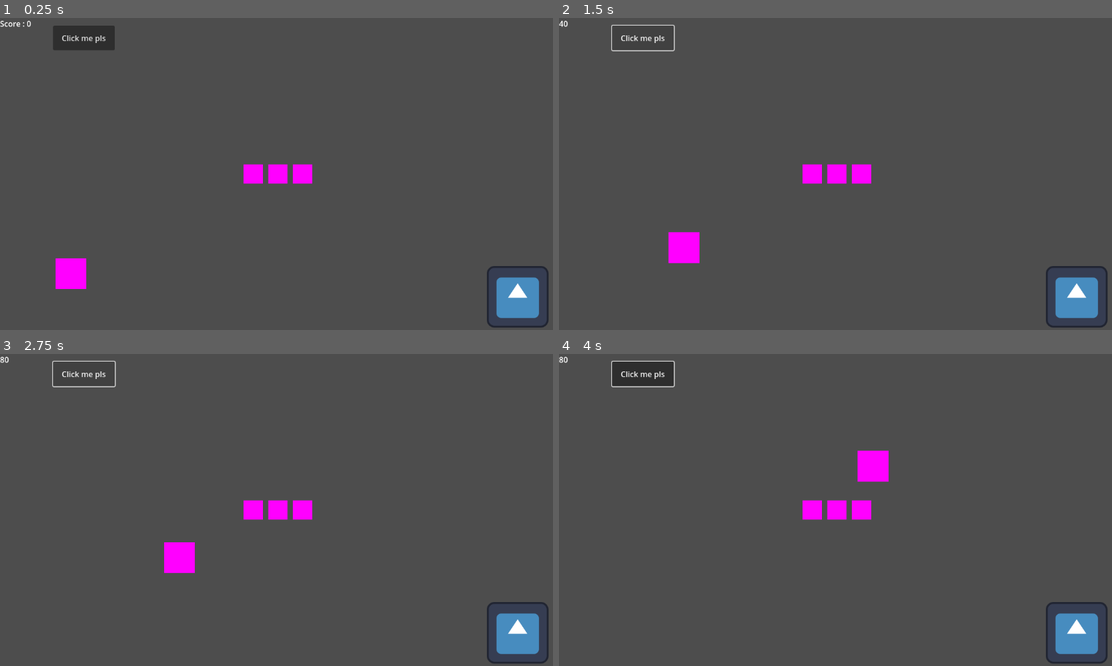
Above: before the commit, frames 1-4 (two rows, left to right).
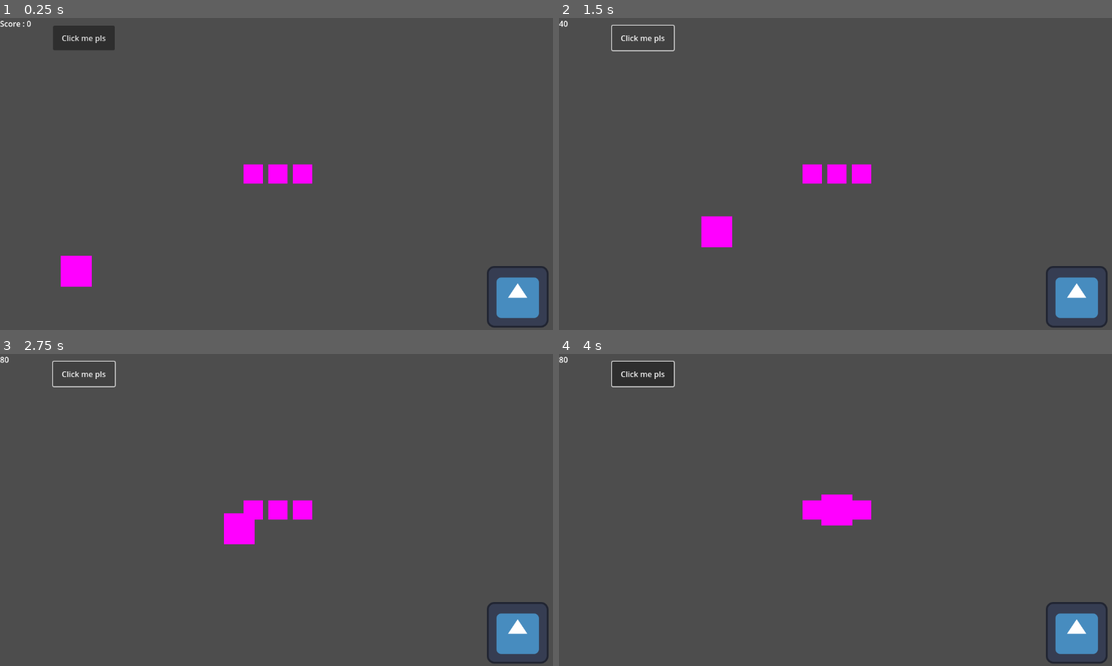
Above: after the commit, the same moments.

Repository: TrennaGiacomo/GayJam2025
Game: Godot game, scene res://game.tscn
Two runs of this game, one before a commit and one after it. Both use one fixed random seed, a clock stepped at 60 frames per second and the inputs below. The engine's default icon, where the game draws it, is replaced by a stand-in: a white triangle on a blue panel in a dark square.
Inputs (mouse positions are in pixels of both pictures, inside the frame that each line leads up to):
- Up to frame 1 (0.25 s): no input
- Up to frame 2 (1.5 s): click "Click me pls" at 0.5 s; click "Click me pls" at 1.25 s
- Up to frame 3 (2.75 s): click "Click me pls" at 2 s
- Up to frame 4 (4 s): drag from (735, 556) to (890, 441) at 2.77 s; drag from (724, 525) to (890, 447) at 3.52 s

The runs differ from the first frame. In frame 1, 0.3% of the frame differs, in the area x 10-17%, y 76-87%; in frame 2, 1.1%, in the area x 19-32%, y 63-79%; in frame 3, 1.1%; in frame 4, 0.9%.

Commit message:
Made the guy movement a bit better :P

Diff:
--- a/gayjam2025/characters/guy.gd
+++ b/gayjam2025/characters/guy.gd
@@ -35,9 +35,7 @@
 		beingMoved = false
 
 	if (!beingMoved && isWalkingToTarget):
-		var direction = (targetPoint - position).normalized()
-		var movement = direction * walkSpeed * delta
-		position += movement
+		position = position.move_toward(targetPoint, walkSpeed*delta);
 
 
 func _on_area_2d_input_event(viewport: Node, event: InputEvent, shape_idx: int) -> void:
--- a/gayjam2025/characters/guy.tscn
+++ b/gayjam2025/characters/guy.tscn
@@ -13,6 +13,7 @@
 position = Vector2(32, 32)
 texture = SubResource("PlaceholderTexture2D_0llfh")
 script = ExtResource("1_q2jt0")
+walkSpeed = 150.0
 
 [node name="Area2D" type="Area2D" parent="."]
 
Not shown: 1 places in gayjam2025/game.tscn that only renumber resources
